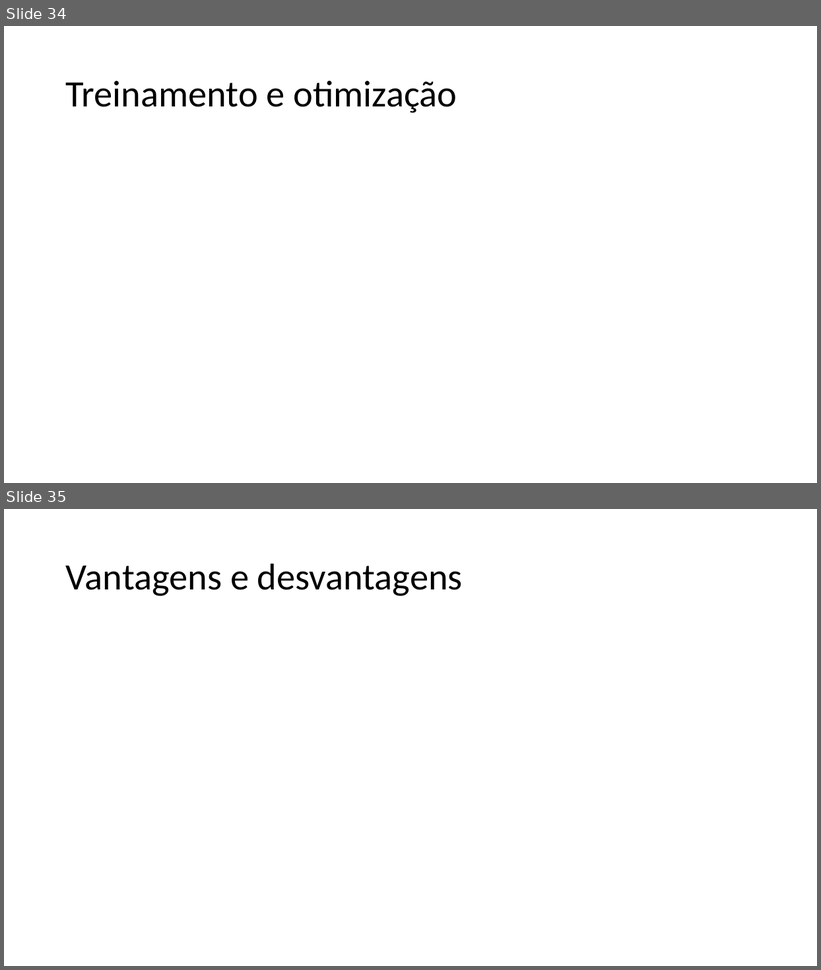
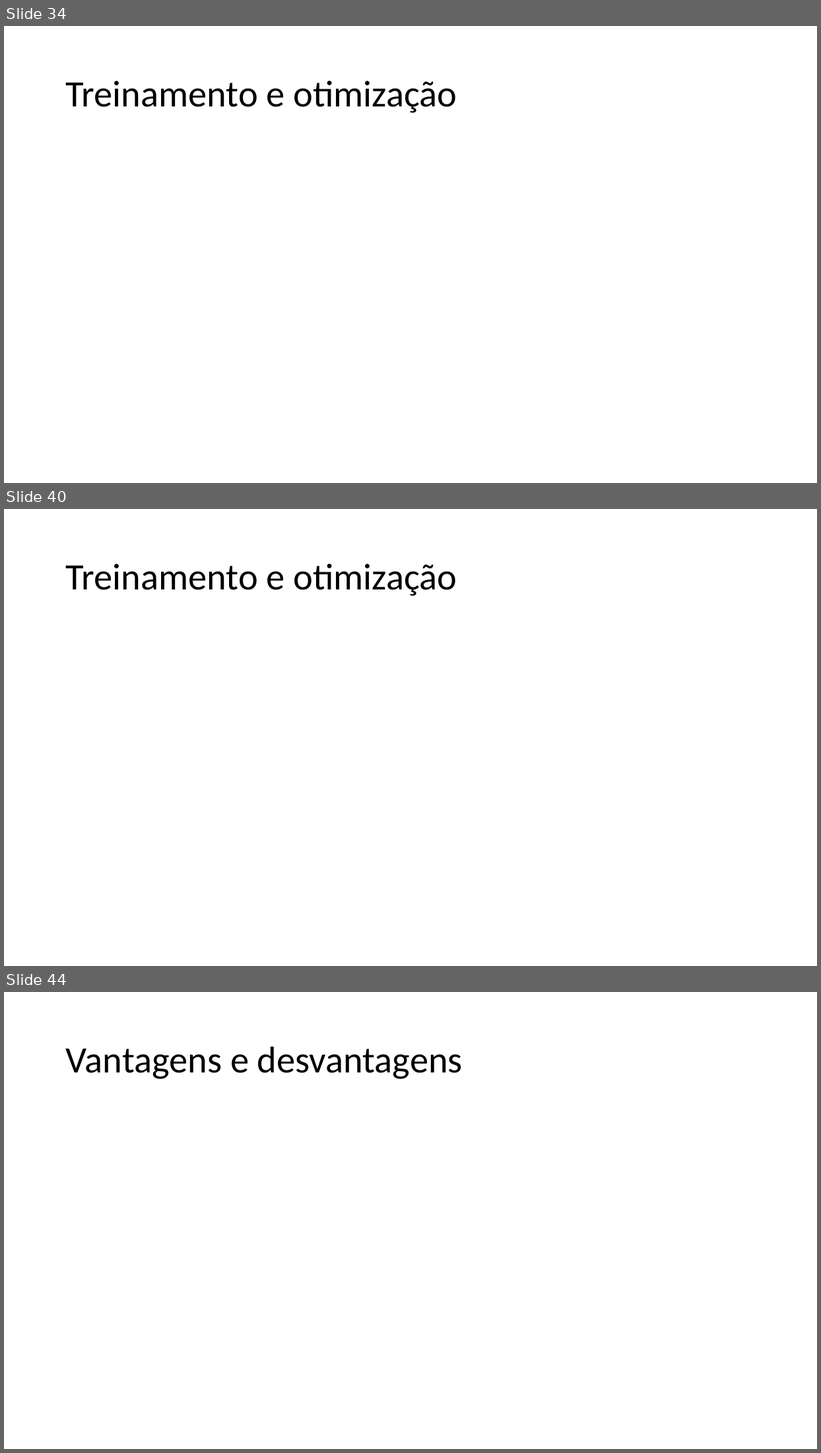
Before and after one commit to guerrato/guerrato_967_tp558, a slide deck: seminarios/ciclo 2/TP558_LoRA.pptx. Shown one above the other, each under a label of ours: slides 34 and 35 before the commit, slides 34, 40 and 44 after it; the slides between them are not shown. The pictures are 821x970 and 821x1453 pixels, drawn with LibreOffice and Linux fonts; fonts in the diff are those of the drawing; grey boxes stand for pictures. Boxes give left, top, right and bottom in pixels: in the first picture for what was removed or moved away, otherwise in the second. Text is boxed around its words. In the diff, an @@ line names an element or a change of style, - is before the commit and + after.

Commit message:
Finish treinamento

```diff
--- a/seminarios/ciclo 2/TP558_LoRA.pptx
+++ b/seminarios/ciclo 2/TP558_LoRA.pptx
@@ slide 40 added at (x1=4, y1=509, x2=817, y2=966), background #FFFFFF @@
@@ title added at (x1=66, y1=564, x2=457, y2=596), 44 pt, text #000000 @@
+Treinamento e otimização
@@ what was slide 35 is now slide 44 @@
```
Also in this commit, not shown: 2 slides changed, 9 other slides added, 1 slide removed.
